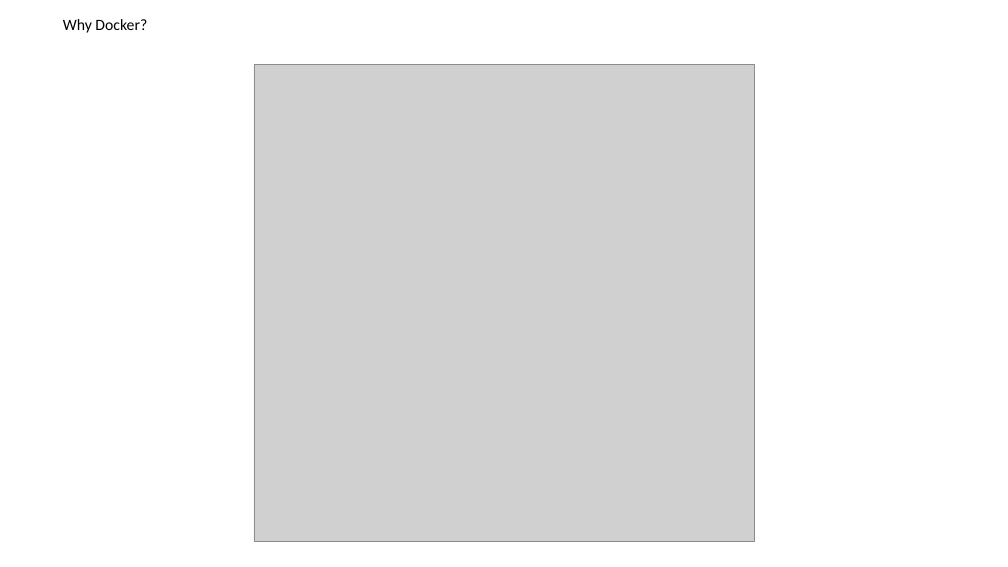
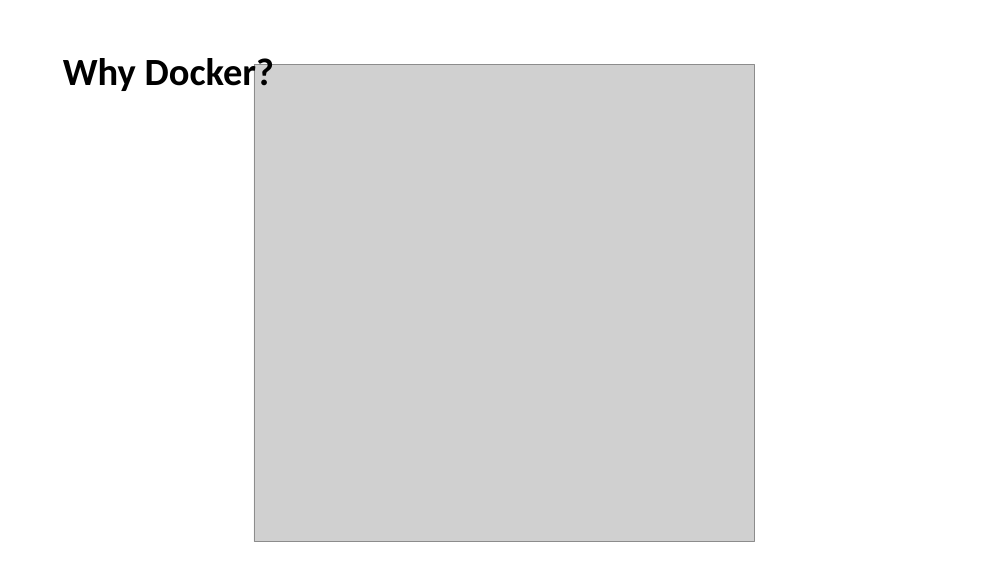
Before and after one commit to enoch-sit/proj01_chatbot_edu, a slide deck: slide 42 of week08/AI Agent Design III LangSmith-and-Evaluation-Frameworks.pptx. Drawn at 1008x567 pixels with LibreOffice and Linux fonts; fonts in the diff are those of the drawing; grey boxes stand for pictures. Boxes give left, top, right and bottom in pixels: in the first picture for what was removed or moved away, otherwise in the second. Text is boxed around its words. In the diff, an @@ line names an element or a change of style, - is before the commit and + after.

```diff
--- a/week08/AI Agent Design III LangSmith-and-Evaluation-Frameworks.pptx
+++ b/week08/AI Agent Design III LangSmith-and-Evaluation-Frameworks.pptx
@@ text "Why Docker?": place and size @@
-text "Why Docker?" at bbox=[63, 19, 147, 33]
+text "Why Docker?" at bbox=[63, 58, 274, 95]
@@ text "Why Docker?" at bbox=[63, 58, 274, 95]: size 18 to 44 pt, bold on @@
```
Also in this commit, not shown: 9 other slides changed, 1 slide added, 14 slides removed, 28 other files.
